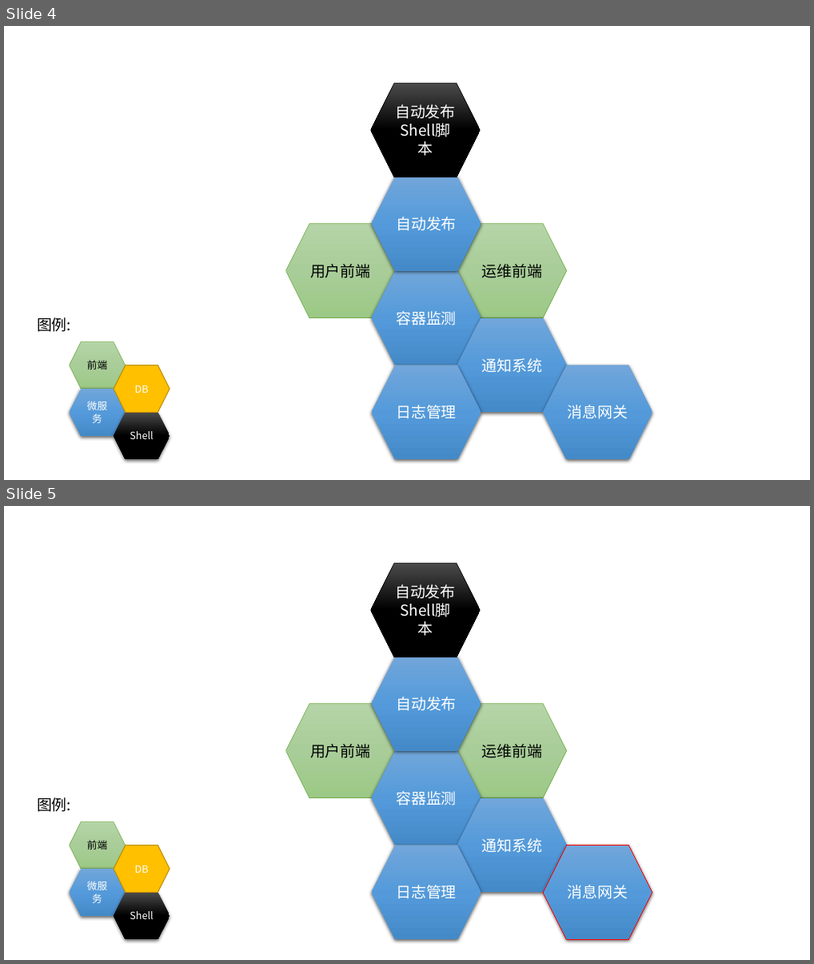
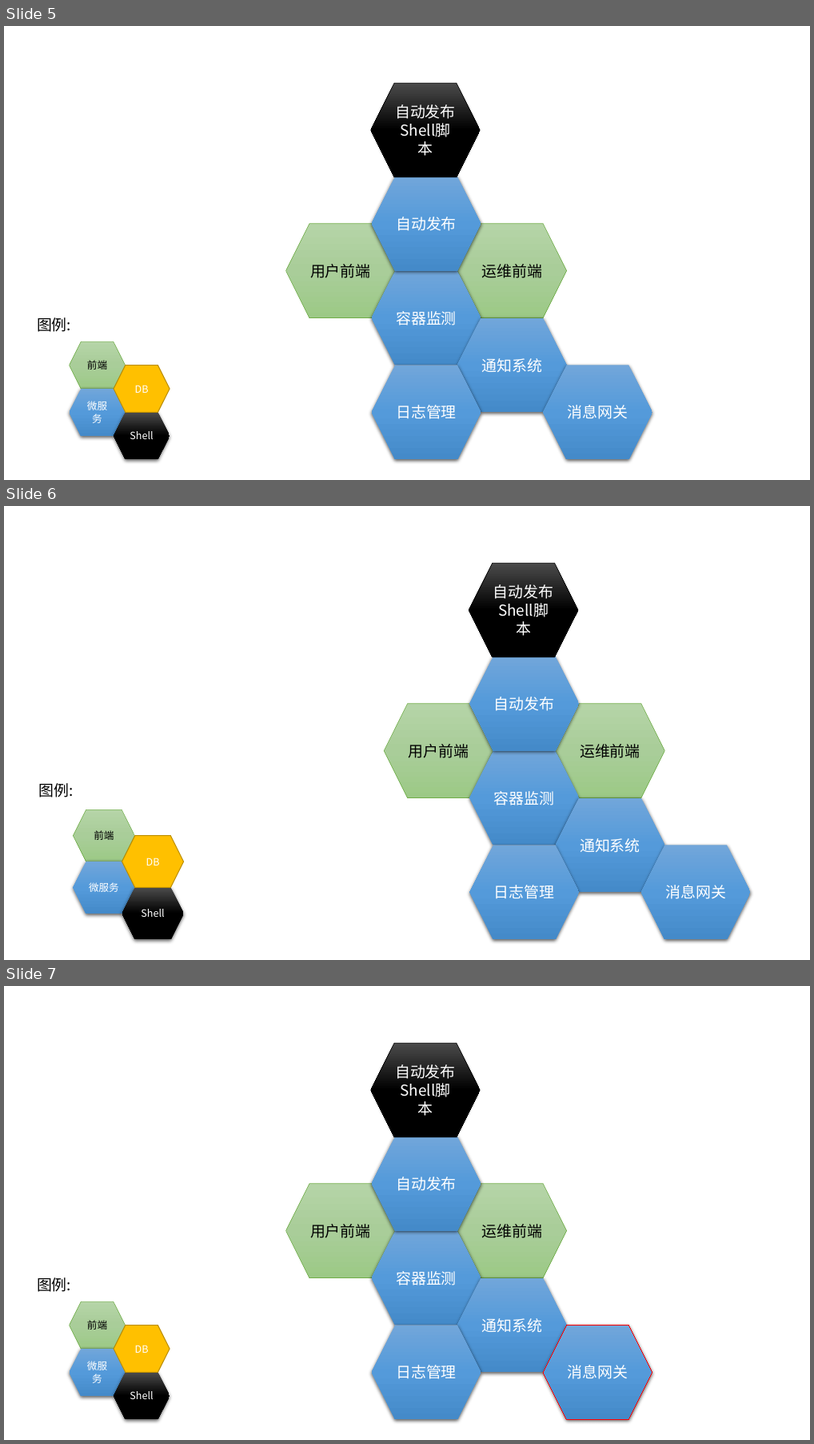
Before and after one commit to qijunbo/dockercloud, a slide deck: Lims系统架构.pptx. Shown one above the other, each under a label of ours: slides 4 and 5 before the commit, slides 5, 6 and 7 after it. The pictures are 814x964 and 814x1444 pixels, drawn with LibreOffice and Linux fonts; fonts in the diff are those of the drawing. Boxes give left, top, right and bottom in pixels: in the first picture for what was removed or moved away, otherwise in the second. Text is boxed around its words. In the diff, an @@ line names an element or a change of style, - is before the commit and + after.

```diff
--- a/Lims系统架构.pptx
+++ b/Lims系统架构.pptx
@@ slide 6 added at [4,506,810,960], background #FFFFFF @@
@@ group added at [385,563,751,939]: 8 hexagons @@
+用户前端
+运维前端
+容器监测
+自动发布
+通知系统
+消息网关
+日志管理
+自动发布
+Shell脚本
@@ group added at [39,783,184,939]: 4 hexagons, 1 text @@
+前端
+微服务
+Shell
+图例:
+DB
@@ what was slide 4 is now slide 5 @@
@@ what was slide 5 is now slide 7 @@
```
Also in this commit, not shown: 1 other slide added, 1 other file.
